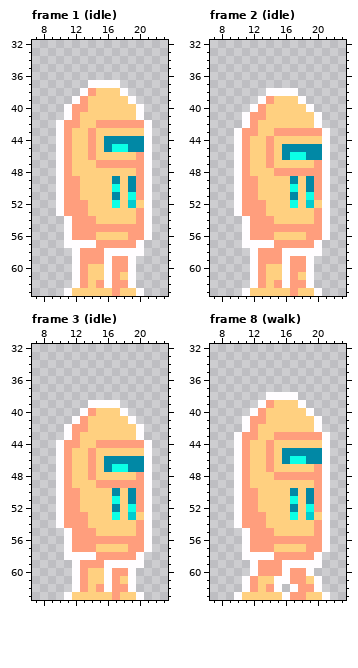
One commit to this pixel-art file: game/textures/art/player.aseprite. Above, as it was before the edit.
32x32 pixels, 10 frames. Shown: frame 1 (idle): x 7..23, y 32..63; frame 2 (idle): x 7..23, y 32..63; frame 3 (idle): x 7..23, y 32..63; frame 8 (walk): x 7..23, y 32..63. The old version is drawn lined up with the new one, on the new canvas. The commit also changed other frames, which this record leaves out.
And afterwards:
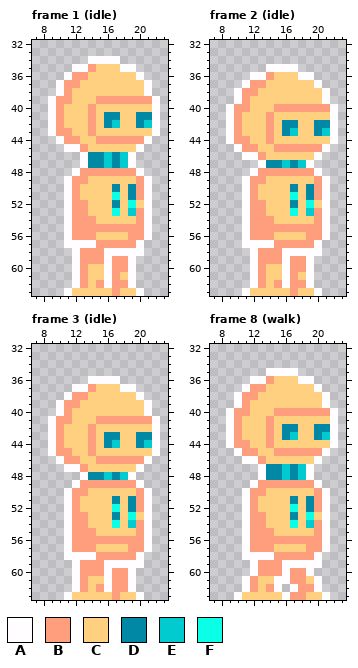
Palette (. is transparent): A #fffdff  B #ff9e7d  C #ffd080  D #0188a5  E #01cbcf  F #0bffe6
Edits made:
canvas 32x32 -> 32x64, the old top-left corner now at 0,32
Frame 1 (idle):
y 34: x 14..17 .... -> AAAA
y 35: x 12..19 ........ -> AABCCCAA
y 36: x 11..20 .......... -> ABBCCCCCCA
y 37: x 10..21 ....AAAA.... -> ABBCCCCCCCCA
y 38: x 10..14 ...AB -> ABCCC; x 18..21 A... -> CCCA
y 39: x 9..13 ...AB -> ABBCC; x 15..22 CCCCA... -> BBBBBBBA
y 40: x 9..14 ..ABBC -> ABCCCB; x 20..22 A.. -> CCA
y 41: x 9..12 ..AB -> ABCC; x 14 C -> B; x 16..17 CC -> DD; x 20..22 A.. -> DDA
y 42: x 9..12 .ABB -> ABCC; x 14..22 CBBBBBBA. -> BCDECCDEA
y 43: x 9..10 .A -> AB; x 21..22 A. -> CA
y 44: x 12 C -> B; x 14..20 BCDDDDD -> CBBBBBB
y 45: x 10..14 ABCCB -> .AABC; x 16..21 DFFDDA -> CCCCA.
y 46: x 10..21 ABCCBCCCCCBA -> ...ADDEDEA..
y 47: x 10..21 ABCCCBBBBBBA -> ...ADDEDEA..
y 48: x 10..21 ABCCCCCCCCBA -> ..ABBBBBBBA.
y 49: x 10..11 AB -> .A; x 13 C -> B; x 17 D -> C; x 19 D -> C
y 50: x 10..11 AB -> .A; x 17 F -> D
y 51: x 10..11 AB -> .A; x 17 D -> F; x 19 F -> D
y 52: x 10..11 AB -> .A; x 17 F -> D; x 19 E -> F
y 53: x 10..11 AB -> .A; x 17 C -> F; x 19 C -> E
Frame 2 (idle):
y 35: x 14..17 .... -> AAAA
y 36: x 12..19 ........ -> AABCCCAA
y 37: x 11..20 .......... -> ABBCCCCCCA
y 38: x 10..21 ....AAAA.... -> ABBCCCCCCCCA
y 39: x 10..14 ...AB -> ABCCC; x 18..21 A... -> CCCA
y 40: x 9..13 ...AB -> ABBCC; x 15..22 CCCCA... -> BBBBBBBA
y 41: x 9..14 ..ABBC -> ABCCCB; x 20..22 A.. -> CCA
y 42: x 9..12 ..AB -> ABCC; x 14 C -> B; x 16..17 CC -> DD; x 20..22 A.. -> DDA
y 43: x 9..12 .ABB -> ABCC; x 14..22 CBBBBBBA. -> BCDECCDEA
y 44: x 9..10 .A -> AB; x 21..22 A. -> CA
y 45: x 12 C -> B; x 14..20 BCDDDDD -> CBBBBBB
y 46: x 10..14 ABCCB -> .AABC; x 16..21 DFFDDA -> CCCCA.
y 47: x 10..21 ABCCBCCCCCBA -> ...ADDEDEA..
y 48: x 10..14 ABCCC -> ..ABB; x 20..21 BA -> A.
y 49: x 10..11 AB -> .A; x 13 C -> B; x 17 D -> C; x 19 D -> C
y 50: x 10..11 AB -> .A; x 17 F -> D
y 51: x 10..11 AB -> .A; x 17 D -> F; x 19 F -> D
y 52: x 10..11 AB -> .A; x 17 F -> D; x 19 E -> F
y 53: x 10..11 AB -> .A; x 17 C -> F; x 19 C -> E
Frame 3 (idle):
y 36: x 14..17 .... -> AAAA
y 37: x 12..19 ........ -> AABCCCAA
y 38: x 11..20 .......... -> ABBCCCCCCA
y 39: x 10..21 ....AAAA.... -> ABBCCCCCCCCA
y 40: x 10..14 ...AB -> ABCCC; x 18..21 A... -> CCCA
y 41: x 9..13 ...AB -> ABBCC; x 15..22 CCCCA... -> BBBBBBBA
y 42: x 9..14 ..ABBC -> ABCCCB; x 20..22 A.. -> CCA
y 43: x 9..12 ..AB -> ABCC; x 14 C -> B; x 16..17 CC -> DD; x 20..22 A.. -> DDA
y 44: x 9..12 .ABB -> ABCC; x 14..22 CBBBBBBA. -> BCDECCDEA
y 45: x 9..10 .A -> AB; x 21..22 A. -> CA
y 46: x 12 C -> B; x 14..20 BCDDDDD -> CBBBBBB
y 47: x 10..14 ABCCB -> .AABC; x 16..21 DFFDDA -> CCCCA.
y 48: x 10..21 ABCCBCCCCCBA -> ...ADDEDEA..
y 49: x 10..14 ABCCC -> ..ABB; x 20..21 BA -> A.
y 50: x 10..11 AB -> .A; x 13 C -> B; x 17 D -> C; x 19 D -> C
y 51: x 10..11 AB -> .A; x 17 F -> D
y 52: x 10..11 AB -> .A; x 17 D -> F; x 19 F -> D
y 53: x 10..11 AB -> .A; x 17 F -> D; x 19 E -> F
y 54: x 10..11 AB -> .A; x 17 C -> F; x 19 C -> E
y 60: x 14..15 CC -> BB
y 61: x 18 C -> B
Frame 8 (walk):
y 35: x 14..17 .... -> AAAA
y 36: x 12..19 ........ -> AABCCCAA
y 37: x 11..20 .......... -> ABBCCCCCCA
y 38: x 10..21 ....AAAA.... -> ABBCCCCCCCCA
y 39: x 10..14 ...AB -> ABCCC; x 18..21 A... -> CCCA
y 40: x 9..13 ...AB -> ABBCC; x 15..22 CCCCA... -> BBBBBBBA
y 41: x 9..14 ..ABBC -> ABCCCB; x 20..22 A.. -> CCA
y 42: x 9..12 ..AB -> ABCC; x 14 C -> B; x 16..17 CC -> DD; x 20..22 A.. -> DDA
y 43: x 9..12 .ABB -> ABCC; x 14..22 CBBBBBBA. -> BCDECCDEA
y 44: x 9..10 .A -> AB; x 21..22 A. -> CA
y 45: x 12 C -> B; x 14..20 BCDDDDD -> CBBBBBB
y 46: x 10..14 ABCCB -> .AABC; x 16..21 DFFDDA -> CCCCA.
y 47: x 10..21 ABCCBCCCCCBA -> ...ADDEDEA..
y 48: x 10..21 ABCCCBBBBBBA -> ...ADDEDEA..
y 49: x 10..21 ABCCCCCCCCBA -> ..ABBBBBBBA.
y 50: x 10..11 AB -> .A; x 13 C -> B; x 17 D -> C; x 19 D -> C
y 51: x 10..11 AB -> .A; x 17 F -> D
y 52: x 10..11 AB -> .A; x 17 D -> F; x 19 F -> D
y 53: x 10..11 AB -> .A; x 17 F -> D; x 19 E -> F
y 54: x 10..11 AB -> .A; x 17 C -> F; x 19 C -> E
Where, in picture pixels (left, top, right, bottom), the same in both pictures:
changed: (48, 56, 160, 216)
changed: (226, 64, 338, 216)
changed: (48, 376, 160, 528)
changed: (88, 568, 128, 584)
changed: (226, 368, 338, 528)
